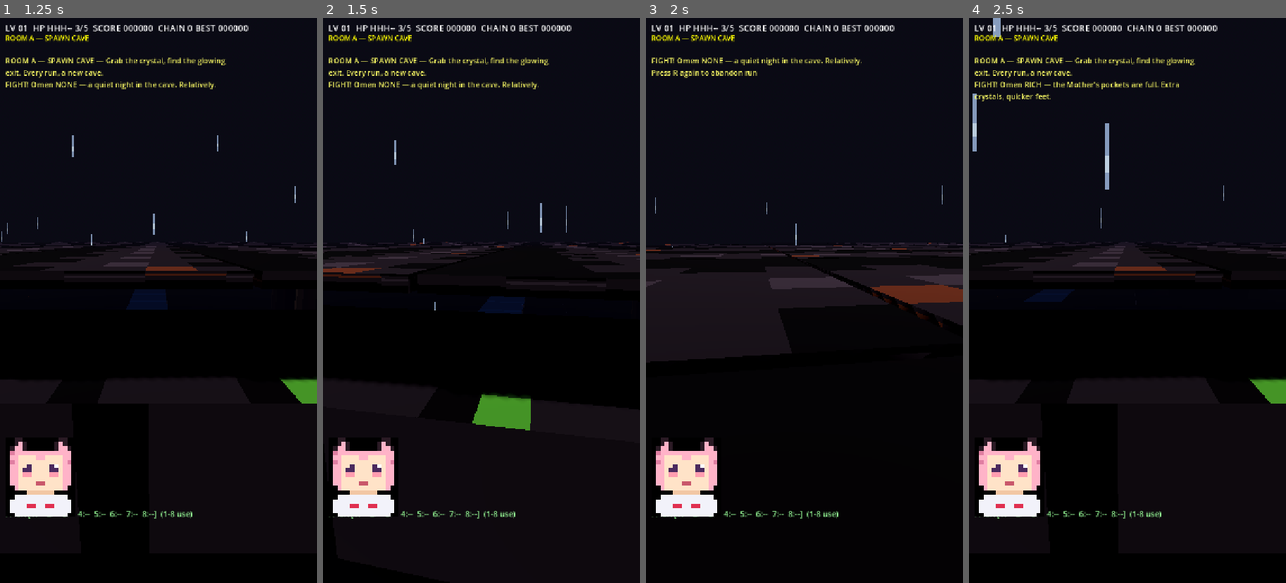
Above: before the commit, frames 1-4 (left to right).
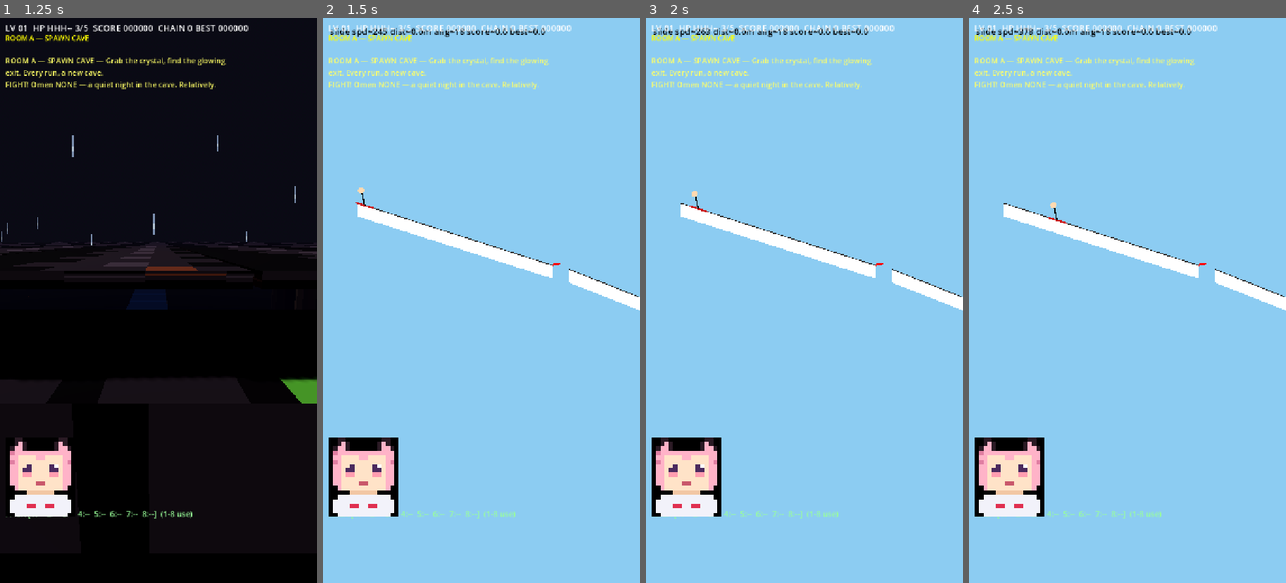
Above: after the commit, the same moments.

Repository: taistelupelto-rgb/tuomon-oma-videopeli
Game: Godot game, scene res://main.tscn
Same seed, same stepped clock (60 frames per second), same inputs: the game is played once before the commit and once after it.
Inputs (mouse positions are in pixels of both pictures, inside the frame that each line leads up to):
- Up to frame 1 (1.25 s): click "TAP TO START / CONTINUE" at 0.5 s
- Up to frame 2 (1.5 s): tap Enter at 1.25 s; move the mouse to (551, 272) at 1.27 s; hold Right from 1.28 s (still down); tap J at 1.35 s; click (551, 272) at 1.42 s
- Up to frame 3 (2 s): keep holding Right; tap Space at 1.52, 1.82 s; tap R at 1.55 s
- Up to frame 4 (2.5 s): release Right at 2 s; tap R at 2 s; drag from (1064, 328) to (1111, 413) at 2.02 s

Frame 1 is identical in both runs. In frame 2, 97% of the frame differs, in the area x 0-100%, y 0-100%; in frame 3, 97%; in frame 4, 97%.

Commit message:
feat: side-view ski jump mode on J, click start jump land

Diff:
--- a/main.gd
+++ b/main.gd
@@ -185,6 +185,7 @@
 var ball_knob: Panel
 var touch_layer: CanvasLayer
 var has_touch := false
+var jump_node: Node2D
 
 func _hs_load() -> void:
 	if not FileAccess.file_exists("user://best.cfg"): return
@@ -204,6 +205,9 @@
 	_build_environment()
 	_build_player()
 	_build_hud()
+	jump_node = (load("res://ski_jump.gd") as GDScript).new()
+	jump_node.visible = false
+	add_child(jump_node)
 	_build_audio()
 	_build_voice_bank()
 	_hs_load()
@@ -1118,6 +1122,8 @@
 		if event.pressed:
 			var pos0: Vector2 = event.position
 			var on_btn0 := (pos0.x > vp.x * 0.62 and pos0.y > vp.y * 0.62) or (pos0.x > vp.x - 80.0 and pos0.y < 240.0)
+			if is_instance_valid(jump_node) and jump_node.visible:
+				return
 			if state == "title" or state == "dead" or state == "win":
 				start_run(rng.randi() if state != "title" else int(Time.get_unix_time_from_system()) % 100000)
 				return
@@ -1180,6 +1186,8 @@
 			touch_move = d
 		return
 	if event is InputEventMouseButton and event.pressed and event.button_index == MOUSE_BUTTON_LEFT:
+		if is_instance_valid(jump_node) and jump_node.visible:
+			return
 		if state == "title" or state == "dead" or state == "win":
 			start_run(rng.randi() if state != "title" else int(Time.get_unix_time_from_system()) % 100000)
 			return
@@ -1201,13 +1209,21 @@
 		return
 	if event is InputEventKey and event.pressed and not event.echo:
 		var k: int = event.physical_keycode
+		if k == KEY_J and (state == "title" or state == "play" or state == "dead" or state == "win"):
+			if is_instance_valid(jump_node):
+				jump_node.visible = not jump_node.visible
+			return
 		if k == KEY_ENTER or k == KEY_KP_ENTER:
+			if is_instance_valid(jump_node) and jump_node.visible:
+				return
 			if state == "title" or state == "dead" or state == "win":
 				start_run(rng.randi() if state != "title" else int(Time.get_unix_time_from_system()) % 100000)
 			elif state == "play" and paused_game:
 				paused_game = false
 				_refresh_overlays()
 		elif k == KEY_R and state == "play":
+			if is_instance_valid(jump_node) and jump_node.visible:
+				return
 			if r_arm_t <= 0.0:
 				r_arm_t = 2.0
 				announce("Press R again to abandon run")
@@ -1245,6 +1261,8 @@
 
 func _physics_process(delta: float) -> void:
 	if state != "play" or paused_game:
+		return
+	if is_instance_valid(jump_node) and jump_node.visible:
 		return
 	# --- turn ---
 	var turn := 0.0
@@ -2235,7 +2253,7 @@
 	minimap.offset_bottom = 156
 	layer.add_child(minimap)
 	minimap.game = self
-	title_panel = _overlay(layer, "CATERPILLAR: KNIFE OF THE MOTHER 3D", LORE_GOAL + "\n\n" + LORE_INTRO + "\n\nTap or ENTER to spawn. Left thumb move, right thumb look, KNIFE hold to slash, M mute.")
+	title_panel = _overlay(layer, "CATERPILLAR: KNIFE OF THE MOTHER 3D", LORE_GOAL + "\n\n" + LORE_INTRO + "\n\nTap or ENTER to spawn. ENTER cave | J ski jump. Left thumb move, BALL to look, KNIFE hold to slash, M mute.")
 	var title_tex := TextureRect.new()
 	title_tex.texture = load("res://assets/caterpillar.png") as Texture2D
 	title_tex.custom_minimum_size = Vector2(560, 180)
--- /dev/null
+++ b/ski_jump.gd
@@ -0,0 +1,214 @@
+extends Node2D
+
+var state := "idle"
+var score := 0.0
+var best := 0.0
+var speed := 0.0
+var pos := Vector2(80, 420)
+var vel := Vector2.ZERO
+var angle := 0.0
+var style := 0.0
+var hud: Label
+var drag_last_y := -1.0
+
+const IN_A := Vector2(80, 420)
+const IN_B := Vector2(520, 560)
+const LAND_A := Vector2(560, 570)
+const LAND_B := Vector2(1400, 900)
+
+func _best_load() -> void:
+	if not FileAccess.file_exists("user://ski_best.cfg"):
+		return
+	var f := FileAccess.open("user://ski_best.cfg", FileAccess.READ)
+	if f == null:
+		return
+	best = maxf(0.0, float(f.get_line()))
+	f.close()
+
+func _best_save() -> void:
+	var f := FileAccess.open("user://ski_best.cfg", FileAccess.WRITE)
+	if f == null:
+		return
+	f.store_line(str(best))
+	f.close()
+
+func _ready() -> void:
+	_best_load()
+	hud = Label.new()
+	hud.add_theme_font_size_override("font_size", 20)
+	hud.add_theme_color_override("font_color", Color(0, 0, 0))
+	hud.position = Vector2(16, 16)
+	add_child(hud)
+	visible = false
+
+func _slope_y(x: float) -> float:
+	if x <= IN_B.x:
+		var t := clampf((x - IN_A.x) / (IN_B.x - IN_A.x), 0.0, 1.0)
+		return lerpf(IN_A.y, IN_B.y, t)
+	if x < LAND_A.x:
+		var t2 := (x - IN_B.x) / (LAND_A.x - IN_B.x)
+		return lerpf(IN_B.y, LAND_A.y, t2)
+	var t3 := clampf((x - LAND_A.x) / (LAND_B.x - LAND_A.x), 0.0, 1.0)
+	return lerpf(LAND_A.y, LAND_B.y, t3)
+
+func _slope_angle_at(x: float) -> float:
+	if x <= IN_B.x:
+		return rad_to_deg(atan2(IN_B.y - IN_A.y, IN_B.x - IN_A.x))
+	return rad_to_deg(atan2(LAND_B.y - LAND_A.y, LAND_B.x - LAND_A.x))
+
+func _start_slide() -> void:
+	pos = IN_A
+	speed = 220.0
+	angle = _slope_angle_at(IN_A.x)
+	vel = Vector2.ZERO
+	style = 0.0
+	score = 0.0
+	state = "slide"
+
+func _do_jump() -> void:
+	var dir := (IN_B - IN_A).normalized()
+	vel = dir * speed + Vector2(0, -180)
+	angle = -12.0
+	state = "flight"
+
+func _try_land() -> void:
+	if pos.y < _slope_y(pos.x) - 60.0:
+		return # still airborne, ignore early tap
+	var sa := _slope_angle_at(pos.x)
+	var err := absf(angle - sa)
+	if err < 22.0 and vel.y < 750.0:
+		style = maxf(0.0, 60.0 - err * 2.0 - vel.y * 0.05)
+		var dist := maxf(0.0, (pos.x - IN_B.x) / 10.0)
+		score = dist + style
+		if score > best:
+			best = score
+			_best_save()
+		state = "landed"
+	else:
+		score = maxf(0.0, (pos.x - IN_B.x) / 10.0)
+		if score > best:
+			best = score
+			_best_save()
+		state = "crashed"
+
+func _unhandled_input(event: InputEvent) -> void:
+	if not visible:
+		return
+	if event is InputEventMouseButton and event.pressed and event.button_index == MOUSE_BUTTON_LEFT:
+		if state == "idle":
+			_start_slide()
+		elif state == "slide":
+			_do_jump()
+		elif state == "flight":
+			_try_land()
+		elif state == "landed" or state == "crashed":
+			_start_slide()
+		get_viewport().set_input_as_handled()
+		return
+	if event is InputEventScreenTouch and event.pressed:
+		if state == "idle":
+			_start_slide()
+		elif state == "slide":
+			_do_jump()
+		elif state == "flight":
+			_try_land()
+		elif state == "landed" or state == "crashed":
+			_start_slide()
+		get_viewport().set_input_as_handled()
+		return
+	if event is InputEventScreenDrag:
+		if state == "flight":
+			angle = clampf(angle + event.relative.y * 0.15, -30.0, 40.0)
+		return
+	if event is InputEventMouseMotion and (event.button_mask & MOUSE_BUTTON_MASK_LEFT) != 0:
+		if state == "flight":
+			angle = clampf(angle + event.relative.y * 0.15, -30.0, 40.0)
+		return
+	if event is InputEventKey and event.pressed and not event.echo:
+		var k: int = event.physical_keycode
+		if k == KEY_R:
+			if state == "idle":
+				visible = false
+			else:
+				state = "idle"
+			get_viewport().set_input_as_handled()
+		elif k == KEY_ENTER or k == KEY_KP_ENTER or k == KEY_SPACE:
+			if state == "idle":
+				_start_slide()
+			elif state == "slide":
+				_do_jump()
+			elif state == "flight":
+				_try_land()
+			elif state == "landed" or state == "crashed":
+				_start_slide()
+			get_viewport().set_input_as_handled()
+		elif k == KEY_UP and state == "flight":
+			angle = clampf(angle - 4.0, -30.0, 40.0)
+			get_viewport().set_input_as_handled()
+		elif k == KEY_DOWN and state == "flight":
+			angle = clampf(angle + 4.0, -30.0, 40.0)
+			get_viewport().set_input_as_handled()
+
+func _process(delta: float) -> void:
+	if not visible:
+		return
+	if state == "slide":
+		var crouch := Input.is_physical_key_pressed(KEY_DOWN) or Input.is_physical_key_pressed(KEY_S) or Input.is_mouse_button_pressed(MOUSE_BUTTON_LEFT)
+		speed += (260.0 + (120.0 if crouch else 0.0)) * delta
+		var dir := (IN_B - IN_A).normalized()
+		pos += dir * speed * delta
+		angle = _slope_angle_at(pos.x)
+		if pos.x >= IN_B.x:
+			pos = IN_B
+			_do_jump()
+	elif state == "flight":
+		if Input.is_physical_key_pressed(KEY_UP):
+			angle = clampf(angle - 40.0 * delta, -30.0, 40.0)
+		if Input.is_physical_key_pressed(KEY_DOWN):
+			angle = clampf(angle + 40.0 * delta, -30.0, 40.0)
+		vel.y += 900.0 * delta
+		if vel.length() > 300.0:
+			vel += Vector2(0, -1) * (140.0 * cos(deg_to_rad(angle))) * delta
+		pos += vel * delta
+		if pos.y >= _slope_y(pos.x):
+			pos.y = _slope_y(pos.x)
+			_try_land()
+	position.x = minf(0.0, -(pos.x - 300.0))
+	if is_instance_valid(hud):
+		hud.position = Vector2(-position.x + 16.0, 16.0)
+		var dist := maxf(0.0, (pos.x - IN_B.x) / 10.0)
+		hud.text = "%s spd=%d dist=%.1fm ang=%.0f score=%.1f best=%.1f" % [state, int(speed if state == "slide" else vel.length()), dist, angle, score, best]
+	queue_redraw()
+
+func _draw() -> void:
+	var camx := -position.x
+	draw_rect(Rect2(camx - 500.0, -500.0, 3000.0, 2000.0), Color(0.55, 0.8, 0.95))
+	draw_colored_polygon([Vector2(80, 420), Vector2(520, 560), Vector2(520, 590), Vector2(80, 450)], Color(1, 1, 1))
+	draw_colored_polygon([Vector2(560, 570), Vector2(1400, 900), Vector2(1400, 930), Vector2(560, 600)], Color(1, 1, 1))
+	draw_line(Vector2(520, 560), Vector2(520 + 18.0 * cos(deg_to_rad(-12.0)), 560 + 18.0 * sin(deg_to_rad(-12.0))), Color(1, 0, 0), 5.0)
+	draw_line(Vector2(80, 420), Vector2(520, 560), Color(0.2, 0.2, 0.2), 2.0)
+	draw_line(Vector2(560, 570), Vector2(1400, 900), Color(0.2, 0.2, 0.2), 2.0)
+	var font := ThemeDB.fallback_font
+	if state == "idle":
+		draw_string(font, Vector2(camx + 120.0, 200.0), "SKI JUMP - CLICK OR ENTER TO START", HORIZONTAL_ALIGNMENT_LEFT, -1, 28, Color(0, 0, 0))
+		draw_string(font, Vector2(camx + 120.0, 240.0), "HOLD DOWN TO CROUCH - SPACE TO JUMP AND LAND", HORIZONTAL_ALIGNMENT_LEFT, -1, 20, Color(0, 0, 0))
+		draw_string(font, Vector2(camx + 120.0, 270.0), "R RESETS - BEST %.1f" % best, HORIZONTAL_ALIGNMENT_LEFT, -1, 20, Color(0, 0, 0))
+	var ski_ang := angle if state == "flight" else _slope_angle_at(pos.x)
+	var sd := Vector2.RIGHT.rotated(deg_to_rad(ski_ang))
+	if state == "crashed":
+		draw_line(pos + Vector2(-20, -14), pos + Vector2(20, 6), Color(0.7, 0.1, 0.1), 4.0)
+		draw_line(pos + Vector2(-20, 6), pos + Vector2(20, -14), Color(0.7, 0.1, 0.1), 4.0)
+		draw_line(pos + Vector2(-6, -52), pos + Vector2(6, -28), Color(0, 0, 0), 3.0)
+		draw_circle(pos + Vector2(0, -58), 7.0, Color(1.0, 0.85, 0.7))
+		draw_line(pos + Vector2(-4, -61), pos + Vector2(0, -57), Color(0, 0, 0), 2.0)
+		draw_line(pos + Vector2(-4, -57), pos + Vector2(0, -61), Color(0, 0, 0), 2.0)
+		draw_line(pos + Vector2(1, -61), pos + Vector2(5, -57), Color(0, 0, 0), 2.0)
+		draw_line(pos + Vector2(1, -57), pos + Vector2(5, -61), Color(0, 0, 0), 2.0)
+	else:
+		draw_line(pos - sd * 22.0, pos + sd * 22.0, Color(0.8, 0.1, 0.1), 4.0)
+		draw_line(pos, pos + Vector2(-6, -28), Color(0, 0, 0), 3.0)
+		draw_circle(pos + Vector2(-8, -34), 7.0, Color(1.0, 0.85, 0.7))
+	if state == "landed" or state == "crashed":
+		var msg := "LANDED %.1f (STYLE %.1f) BEST %.1f" % [score, style, best] if state == "landed" else "CRASHED %.1fM BEST %.1f" % [score, best]
+		draw_string(font, Vector2(camx + 120.0, 200.0), msg, HORIZONTAL_ALIGNMENT_LEFT, -1, 28, Color(0, 0, 0))
+		draw_string(font, Vector2(camx + 120.0, 240.0), "CLICK OR ENTER TO JUMP AGAIN - R TITLE - J EXIT", HORIZONTAL_ALIGNMENT_LEFT, -1, 20, Color(0, 0, 0))
